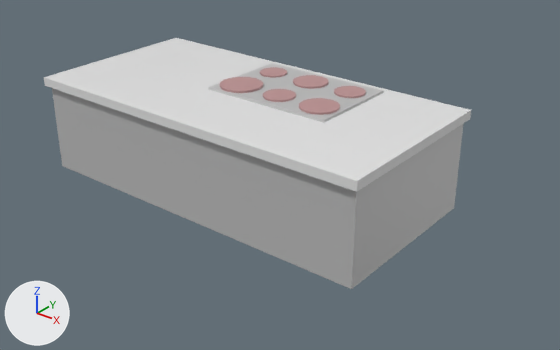
Before and after pictures for a commit that changed the FBX model Content/Environment/gb_05_kitchentables/geometry/gb_05_kitchentable_01.fbx.
One viewpoint serves both versions: a camera (50 mm lens) standing at (4.68, -5.32, 3.55) and looking at (0.4, 0.03, 0.23). Every picture has the same lights, and +X, +Y and +Z are marked at lower left. Where no turn or scale is listed for an object, it has been applied to the vertices.

The scene before the commit, as lines of its bpy script (objects in view):
```python
me_mesh = bpy.data.meshes.new('Mesh')
me_mesh.from_pydata(...)  # 222 vertices, 212 faces; spans x -1.9..1.9, y -0.93..0.93, z -0.54..0.5
# faces by material slot: [5, 9, 192, 6]
me_mesh.materials.append(mat_white)  # grey #bcbcbc
me_mesh.materials.append(mat_cube_019_none1)  # white #e7e7e7
me_mesh.materials.append(mat_mat02)  # pink #bc9191
me_mesh.materials.append(mat_lambert1)  # grey #bcbcbc
ob_gb_05_kitchentable_01 = bpy.data.objects.new('gb_05_kitchentable_01', me_mesh)
ob_gb_05_kitchentable_01.location = (0.0, 0.0, 0.539)
```
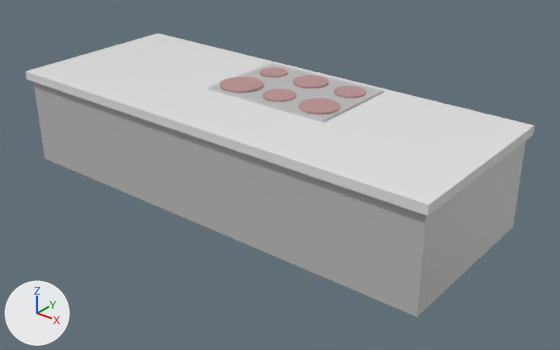
What the commit changed:
me_mesh has 222 vertices, 212 faces and spans x -1.9..1.9, y -0.93..0.93, z -0.54..0.5.
me_mesh is used by ob_gb_05_kitchentable_01; location (0.0, 0.0, 0.539).
me_mesh part 1: the loose piece of 16 vertices spanning x -1.9..1.9, y -0.93..0.93, z -0.54..0.46 is scaled about its middle by (1.24, 1, 1), then moved by (0.14, 0.0, 0.0).

What differs and where, as boxes [x1, y1, x2, y2] in the pictures (560 x 350 px):
'gb_05_kitchentable_01', reshaped (19% wider, 13% taller)
    before: [44, 38, 471, 289]
    after: [25, 33, 535, 317]
